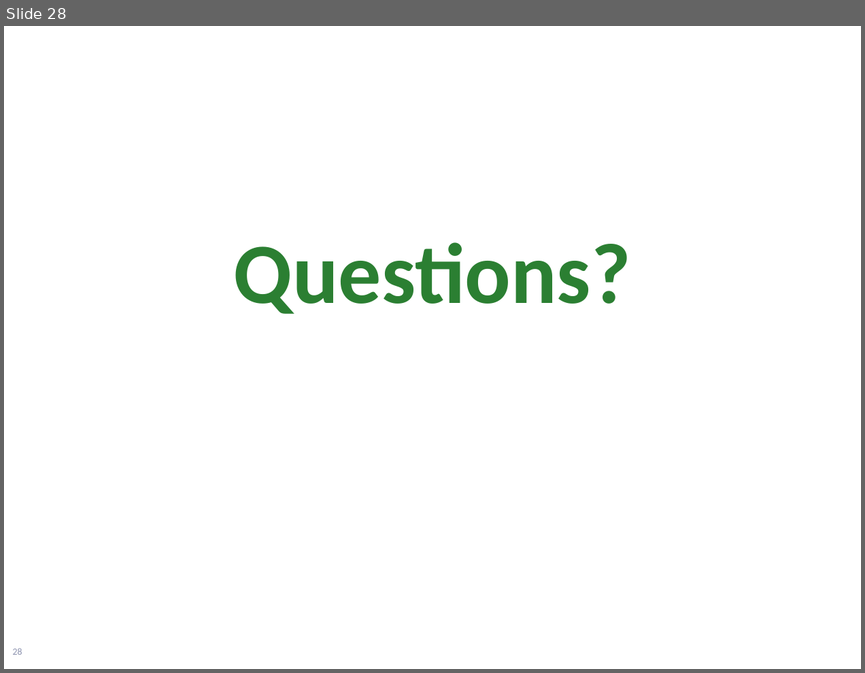
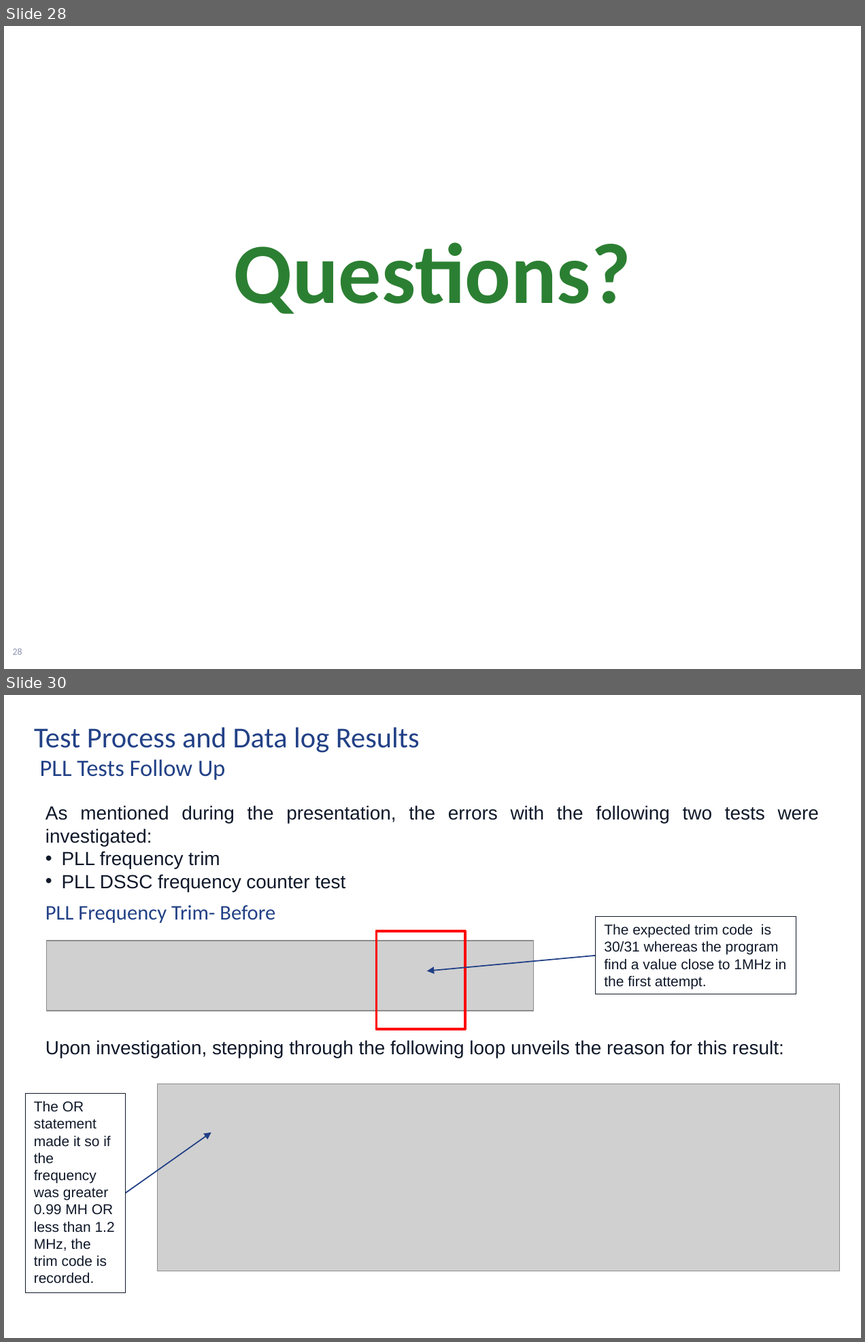
Before and after one commit to rahmanantara/Project-2, a slide deck: Rahman_project2_Presentation_v1.pptx. Shown one above the other, each under a label of ours: slide 28 before the commit, slides 28 and 30 after it; the slides between them are not shown. The pictures are 865x673 and 865x1342 pixels, drawn with LibreOffice and Linux fonts; fonts in the diff are those of the drawing; grey boxes stand for pictures; background and template pictures are left out. Boxes give left, top, right and bottom in pixels: in the first picture for what was removed or moved away, otherwise in the second. Text is boxed around its words. In the diff, an @@ line names an element or a change of style, - is before the commit and + after.

Commit message:
issues resolved, all tests should be working now

```diff
--- a/Rahman_project2_Presentation_v1.pptx
+++ b/Rahman_project2_Presentation_v1.pptx
@@ slide 30 added at (x1=4, y1=695, x2=861, y2=1338), background picture (left out) @@
@@ title added at (x1=34, y1=727, x2=419, y2=780), 24.3 pt, text #224186 @@
+Test Process and Data log Results
+PLL Tests Follow Up
@@ text added at (x1=45, y1=805, x2=819, y2=892), 16 pt, text #0F1829 @@
+As mentioned during the presentation, the errors with the following two tests were investigated:
+• PLL frequency trim
+• PLL DSSC frequency counter test
@@ text added at (x1=45, y1=905, x2=275, y2=923), 17.6 pt, text #224186 @@
+PLL Frequency Trim- Before
@@ rectangle added at (x1=596, y1=916, x2=797, y2=994), fill #FFFFFF, outline #0F1829 0.75 pt, 12 pt, text #0F1829 @@
+The expected trim code is 30/31 whereas the program find a value close to 1MHz in the first attempt.
@@ rectangle added at (x1=376, y1=930, x2=465, y2=1029), outline #FF0000 2 pt @@
@@ picture added at (x1=46, y1=940, x2=534, y2=1011) @@
@@ arrow added from (596, 955) to (427, 971), #1F3F85 1 pt @@
@@ text added at (x1=45, y1=1040, x2=784, y2=1057), 16 pt, text #0F1829 @@
+Upon investigation, stepping through the following loop unveils the reason for this result:
@@ rectangle added at (x1=26, y1=1093, x2=126, y2=1292), fill #FFFFFF, outline #0F1829 0.75 pt, 12 pt, text #0F1829 @@
+The OR statement made it so if the frequency was greater 0.99 MH OR less than 1.2 MHz, the trim code is recorded.
@@ picture added at (x1=158, y1=1083, x2=839, y2=1271) @@
@@ arrow added from (126, 1193) to (211, 1132), #1F3F85 1 pt @@
@@ rectangle added at (x1=713, y1=1297, x2=839, y2=1327), fill #FFFFFF @@
```
Also in this commit, not shown: 1 slide changed, 4 other slides added, 10 other files.
